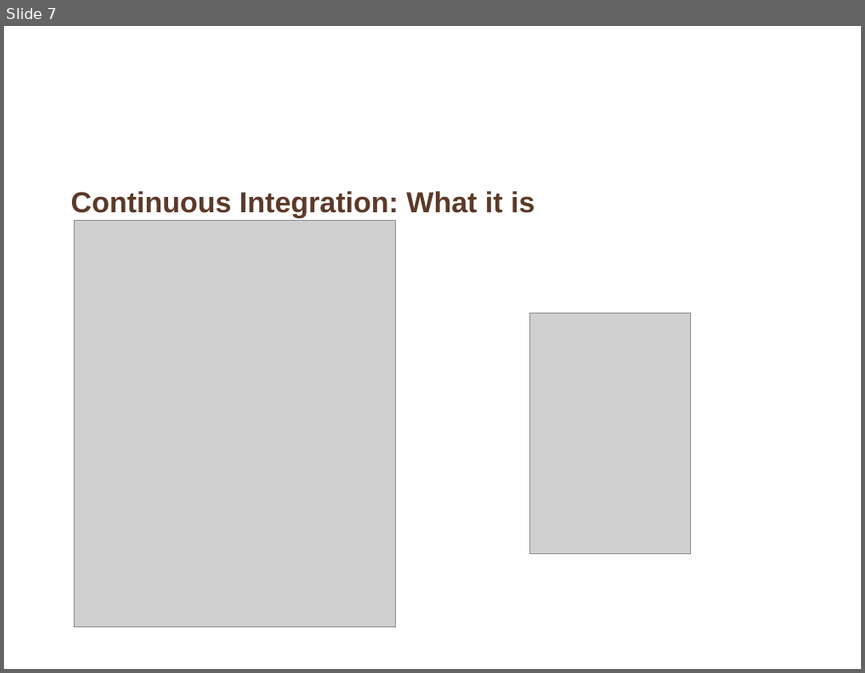
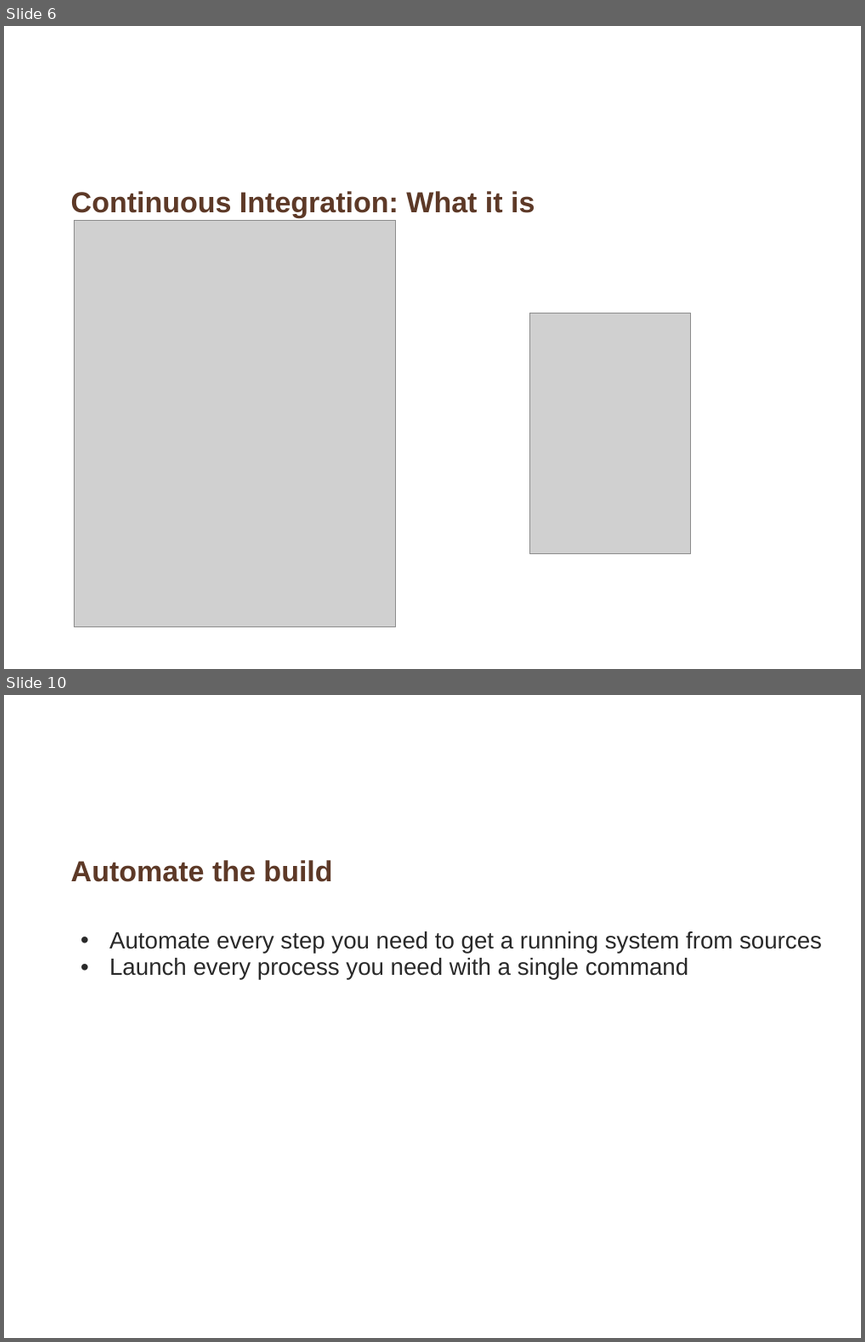
Before and after one commit to whimet/cruisetraining, a slide deck: Introduction_continuous_integration.ppt. Shown one above the other, each under a label of ours: slide 7 before the commit, slides 6 and 10 after it; the slides between them are not shown. The pictures are 865x673 and 865x1342 pixels, drawn with LibreOffice and Linux fonts; fonts in the diff are those of the drawing; grey boxes stand for pictures; background and template pictures are left out. Boxes give left, top, right and bottom in pixels: in the first picture for what was removed or moved away, otherwise in the second. Text is boxed around its words. In the diff, an @@ line names an element or a change of style, - is before the commit and + after.

```diff
--- a/Introduction_continuous_integration.ppt
+++ b/Introduction_continuous_integration.ppt
@@ slide 10 added at [4,695,861,1338], background picture (left out) @@
@@ title added at [71,860,332,882], 27 pt, text #5D3927, bold @@
+Automate the build
@@ text added at [109,931,822,980], 22 pt, text #292929 @@
+  • Automate every step you need to get a running system from sources
+  • Launch every process you need with a single command
@@ what was slide 7 is now slide 6 @@
```
Also in this commit, not shown: 2 slides changed, 10 other slides added, 9 slides removed.
